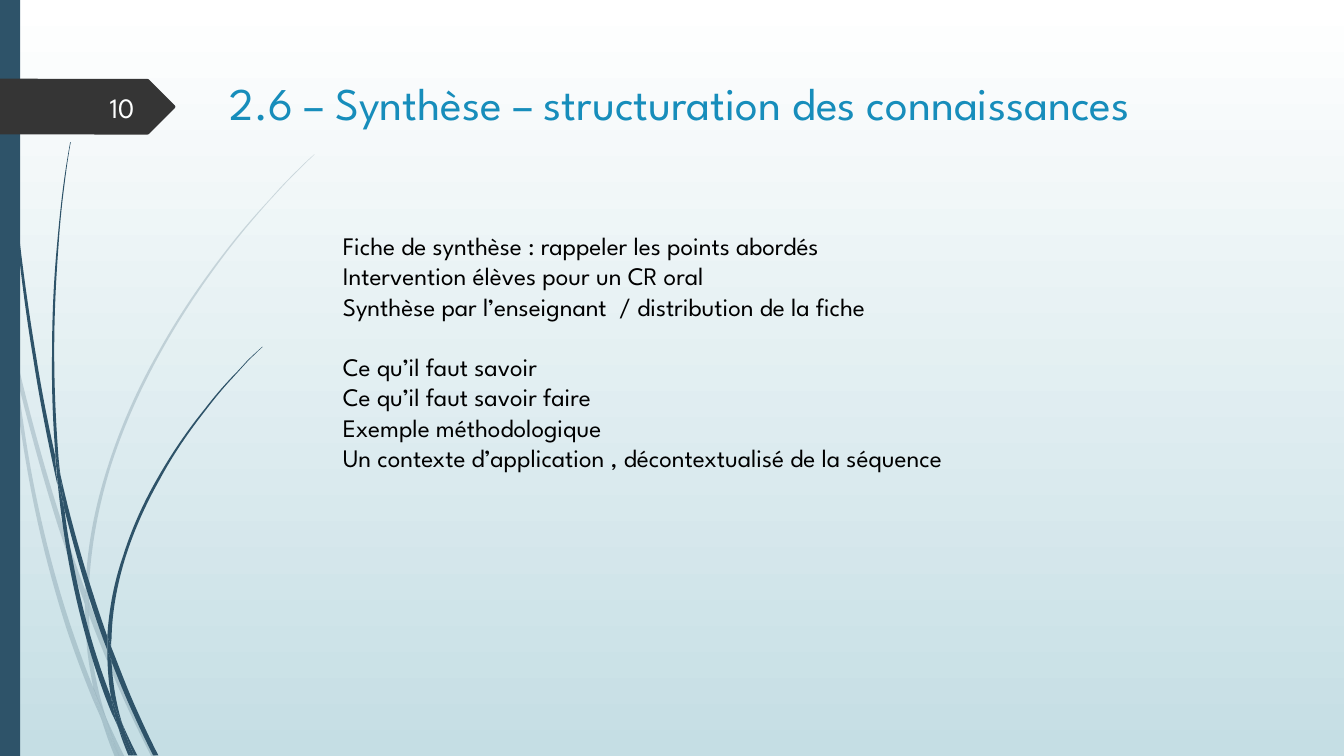
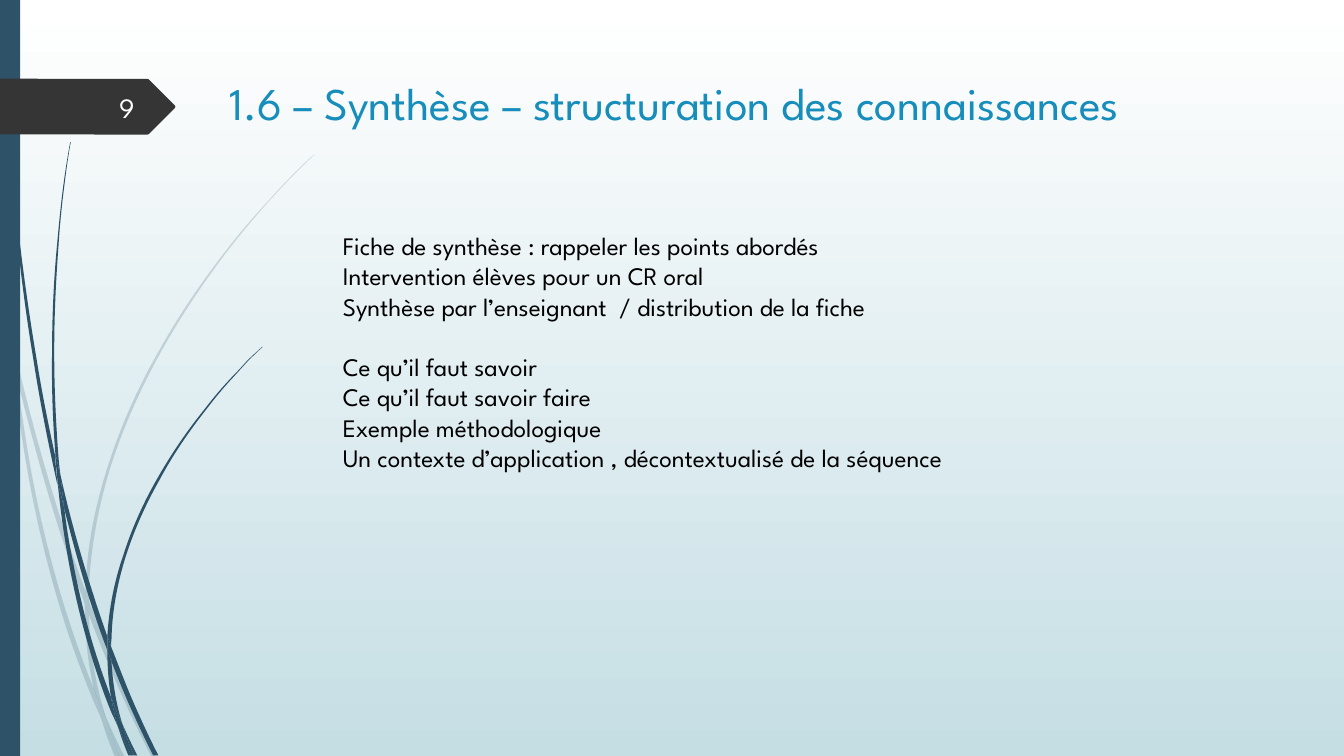
Before and after one commit to SdeuxiModeles/Modeles, a slide deck: slide 9 of NGEN.pptx (slide 10 before the commit). Drawn at 1344x756 pixels with LibreOffice and Linux fonts; fonts in the diff are those of the drawing. Boxes give left, top, right and bottom in pixels: in the first picture for what was removed or moved away, otherwise in the second. Text is boxed around its words. In the diff, an @@ line names an element or a change of style, - is before the commit and + after.

```diff
--- a/NGEN.pptx
+++ b/NGEN.pptx
@@ title at (x1=230, y1=88, x2=1119, y2=130): text changed @@
-2.6 – Synthèse – structuration des connaissances
+1.6 – Synthèse – structuration des connaissances
@@ page number at (x1=119, y1=99, x2=134, y2=118): text changed @@
-10
+9
```
Also in this commit, not shown: 15 other slides changed, 1 other file.
